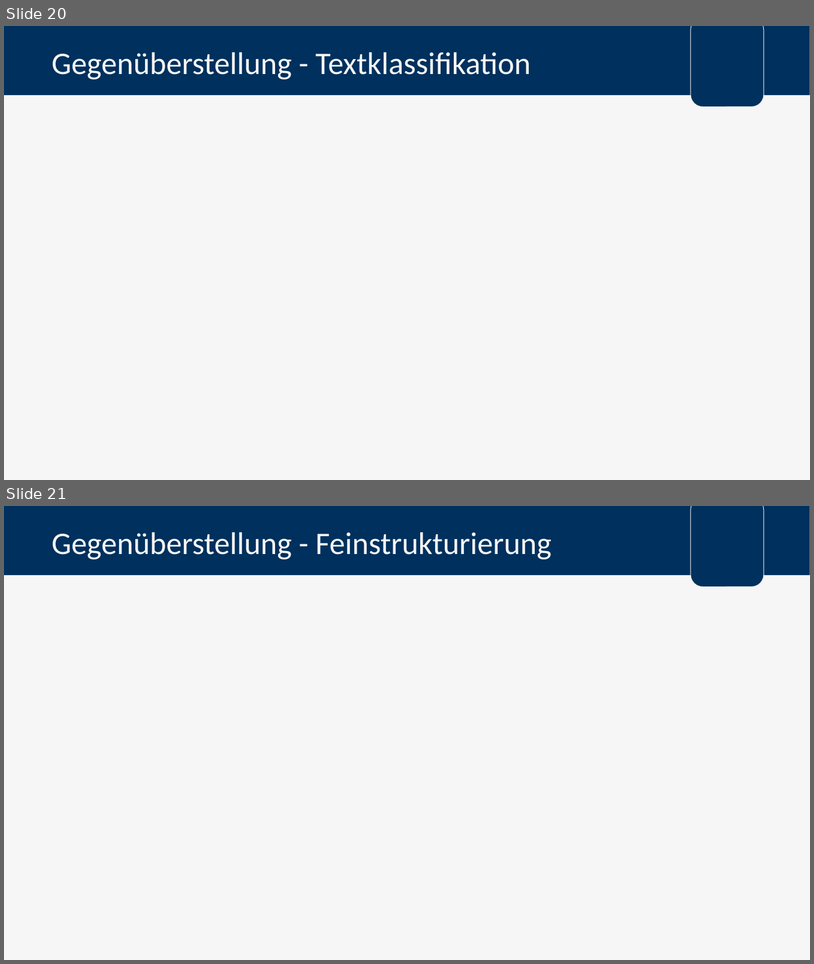
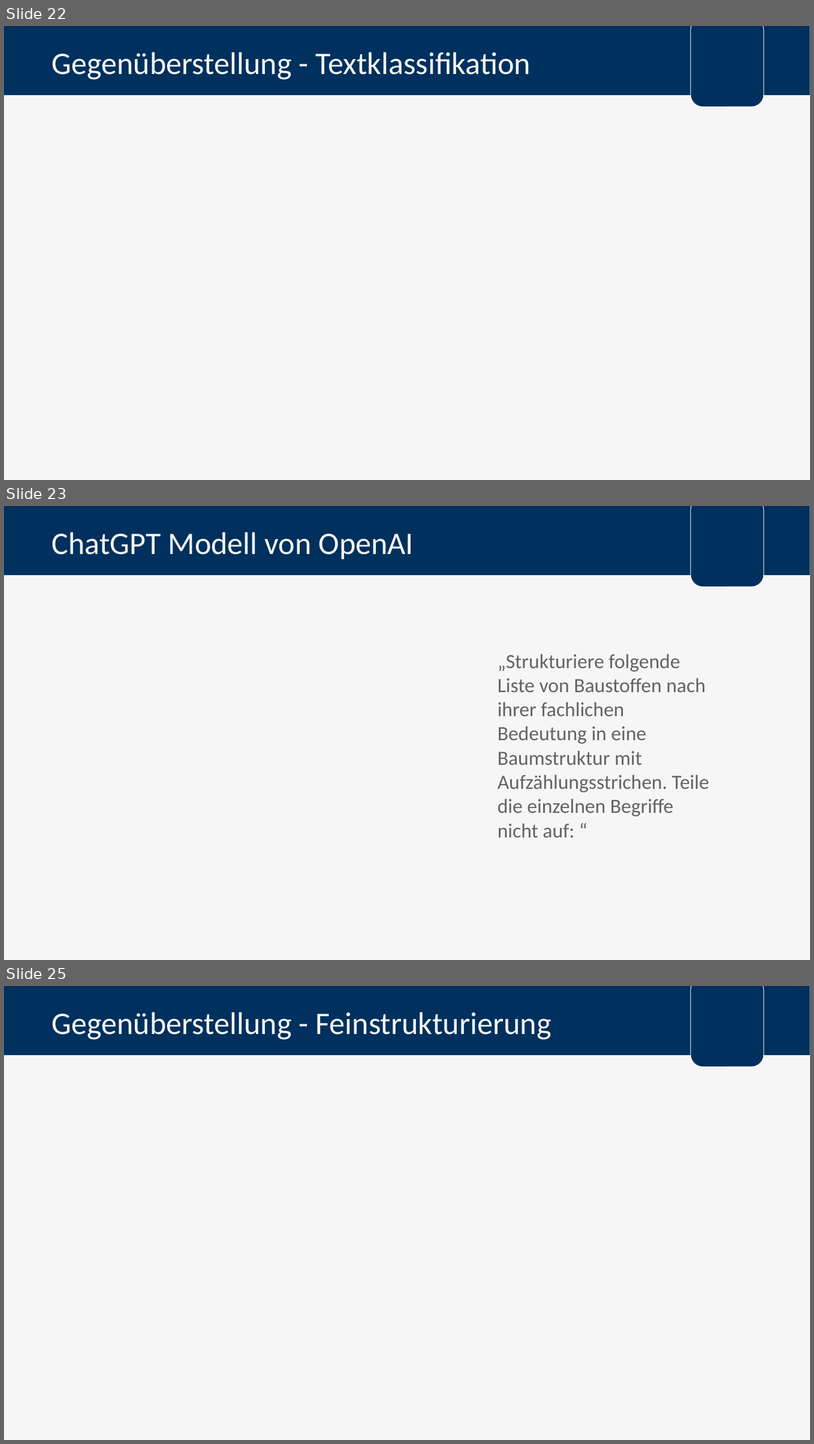
Before and after one commit to FlowBYRN/BaMaterialStandartisation, a slide deck: documents/Verteidigung.pptx. Shown one above the other, each under a label of ours: slides 20 and 21 before the commit, slides 22, 23 and 25 after it; the slides between them are not shown. The pictures are 814x964 and 814x1444 pixels, drawn with LibreOffice and Linux fonts; fonts in the diff are those of the drawing; background and template pictures are left out. Boxes give left, top, right and bottom in pixels: in the first picture for what was removed or moved away, otherwise in the second. Text is boxed around its words. In the diff, an @@ line names an element or a change of style, - is before the commit and + after.

```diff
--- a/documents/Verteidigung.pptx
+++ b/documents/Verteidigung.pptx
@@ slide 23 added at [4,506,810,960], background #F6F6F6; not listed: 2 template elements that a slide beside it also shows @@
@@ title added at [51,532,414,559], 28 pt, text #F6F6F6 @@
+ChatGPT Modell von OpenAI
@@ text added at [498,654,710,837], 18 pt, text #646363 @@
+„Strukturiere folgende Liste von Baustoffen nach ihrer fachlichen Bedeutung in eine Baumstruktur mit Aufzählungsstrichen. Teile die einzelnen Begriffe nicht auf: “
@@ what was slide 20 is now slide 22 @@
@@ what was slide 21 is now slide 25 @@
```
Also in this commit, not shown: 8 slides changed, 8 other slides added, 5 slides removed, 3 other files.
